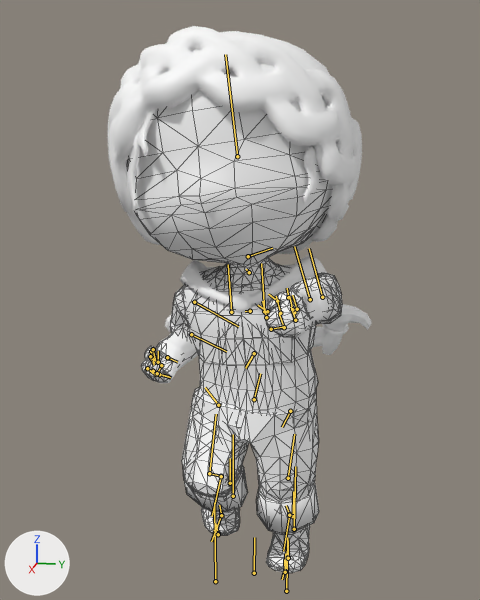
Renders of the FBX model Art/Character/Skadi/SkadiHappy.fbx from each side of a commit.
The view is the same before and after, from a camera (50 mm lens) standing at (1.218, 0.212, 0.901) and looking at (0.006, -0.03, 0.598). Arrows for +X, +Y and +Z are at lower left; the lights stay in place. Both versions are drawn at frame 26 of the action 'Take 001'; the numbers are the values there. The bones that bend it are drawn over the model as lines. Mesh edges are drawn as thin lines on the coarser meshes.

Objects in the first picture: 'Body', 'haar', 'handschuhe', 'hood', 'hose', 'oberteil', 'stiefel'.
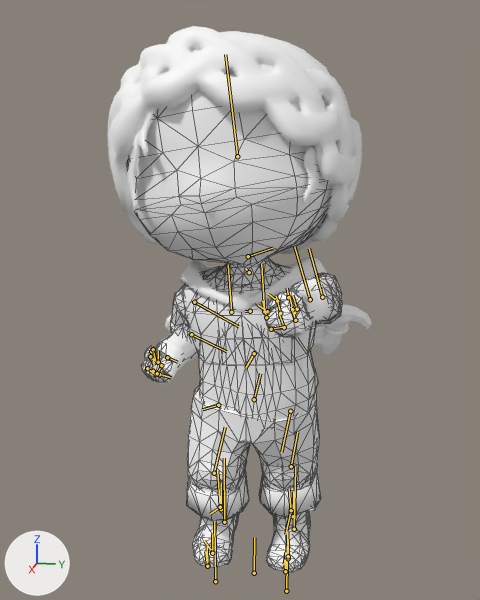
Boxes (x1, y1, x2, y2) around the edits, measured in the pictures (480 x 600 px):
'Body', posed: before (127, 91, 342, 567); after (127, 91, 342, 421)
'hose', posed (6% shorter): before (182, 387, 319, 502); after (187, 385, 319, 493)
'stiefel', posed: before (184, 465, 319, 573); after (187, 470, 321, 572)
bone 'ANM_L_thigh_JNT', root to tip: before (290, 411) to (282, 427); after (290, 411) to (281, 452)
bone 'ANM_L_kne_JNT', root to tip: before (288, 478) to (294, 434); after (291, 466) to (297, 432)
bone 'ANM_L_ankle_JNT', root to tip: before (289, 515) to (283, 551); after (291, 510) to (285, 534)
bone 'ANM_L_ball_JNT', root to tip: before (288, 558) to (288, 540); after (288, 556) to (288, 539)
bone 'ANM_R_thigh_JNT', root to tip: before (218, 405) to (205, 387); after (218, 405) to (202, 409)
bone 'ANM_R_kne_JNT', root to tip: before (209, 473) to (216, 414); after (214, 473) to (225, 427)
bone 'ANM_R_ankle_JNT', root to tip: before (221, 476) to (212, 516); after (220, 507) to (210, 514)
bone 'ANM_R_ball_JNT', root to tip: before (221, 515) to (219, 505); after (212, 553) to (212, 534)

What the commit changed:
Bone 'ANM_L_thigh_JNT' (bone_anm_l_thigh_jnt) turns from (0, 0, 1) to (0, 0, -20) degrees about its own x, y and z.
Bone 'ANM_L_kne_JNT' (bone_anm_l_kne_jnt) turns from (0, 0, 9) to (0, 0, -22) degrees about its own x, y and z.
Bone 'ANM_L_ankle_JNT' (bone_anm_l_ankle_jnt) turns from (0, 0, -40) to (0, 0, -34) degrees about its own x, y and z.
Bone 'ANM_L_ball_JNT' (bone_anm_l_ball_jnt) turns from (0, 0, 45) to (0, 0, 26) degrees about its own x, y and z.
Bone 'ANM_R_thigh_JNT' (bone_anm_r_thigh_jnt) turns from (0, 0, 27) to (0, 0, 9) degrees about its own x, y and z.
Bone 'ANM_R_kne_JNT' (bone_anm_r_kne_jnt) turns from (0, 0, 73) to (0, 0, 22) degrees about its own x, y and z.
Bone 'ANM_R_ankle_JNT' (bone_anm_r_ankle_jnt) turns from (0, 0, -13) to (0, 0, 2) degrees about its own x, y and z.
Bone 'ANM_R_ball_JNT' (bone_anm_r_ball_jnt) turns from (0, 0, 30) to (0, 0, 11) degrees about its own x, y and z.
